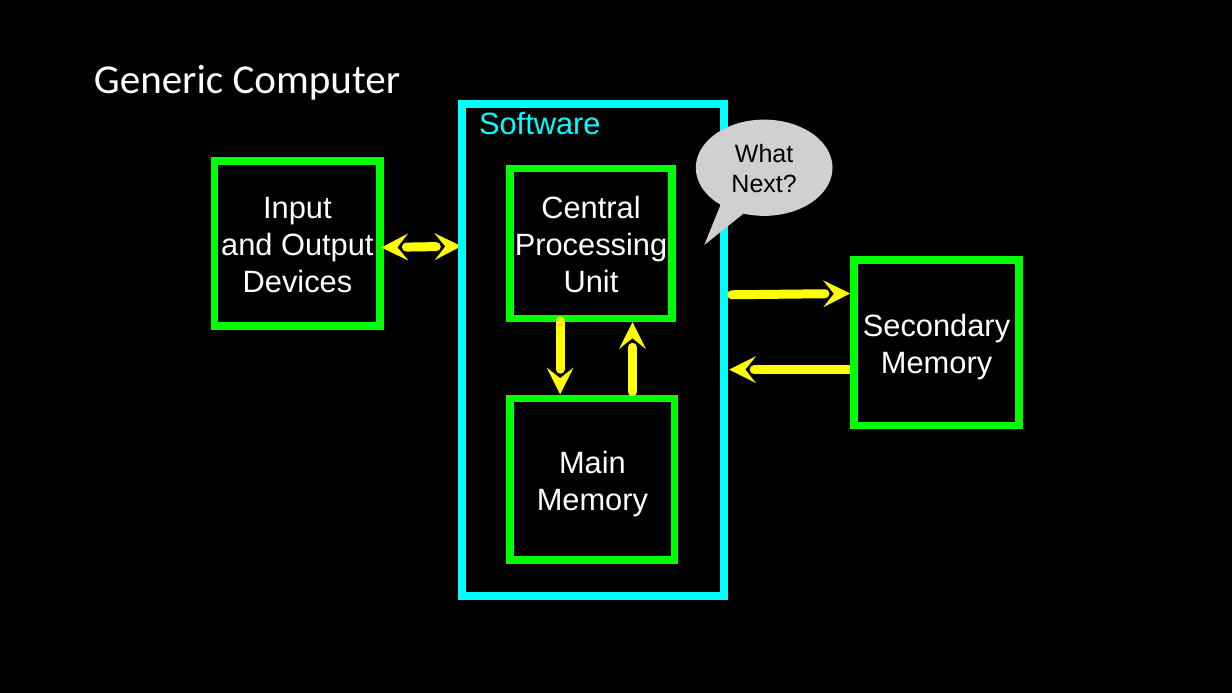
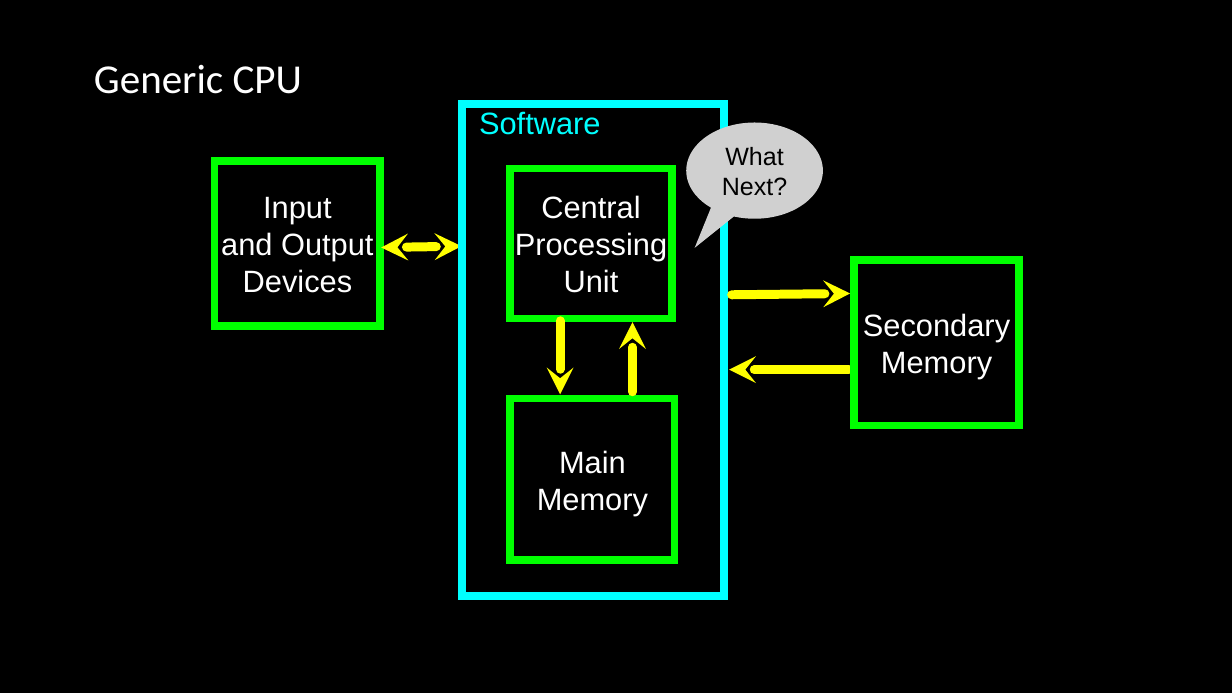
Before and after one commit to csev/ca4e, a slide deck: slide 4 of lectures/04-DigitalLogic.pptx. Drawn at 1232x693 pixels with LibreOffice and Linux fonts; fonts in the diff are those of the drawing; grey boxes stand for pictures. Boxes give left, top, right and bottom in pixels: in the first picture for what was removed or moved away, otherwise in the second. Text is boxed around its words. In the diff, an @@ line names an element or a change of style, - is before the commit and + after.

```diff
--- a/lectures/04-DigitalLogic.pptx
+++ b/lectures/04-DigitalLogic.pptx
@@ title at (94, 64, 302, 94): text changed @@
-Generic Computer
+Generic CPU
@@ picture "What": place and size @@
-picture "What" at (696, 120, 833, 216)
+picture "What" at (687, 123, 823, 219)
```
Also in this commit, not shown: 4 other slides changed, 3 other files.
